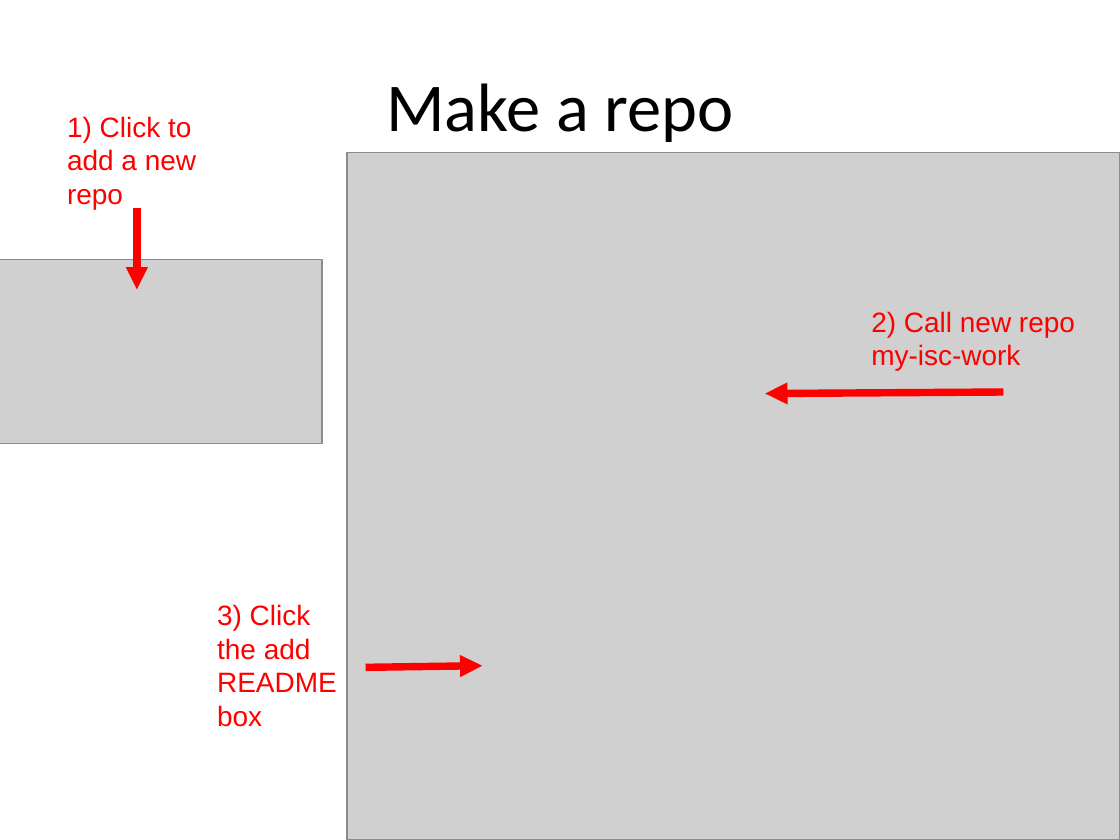
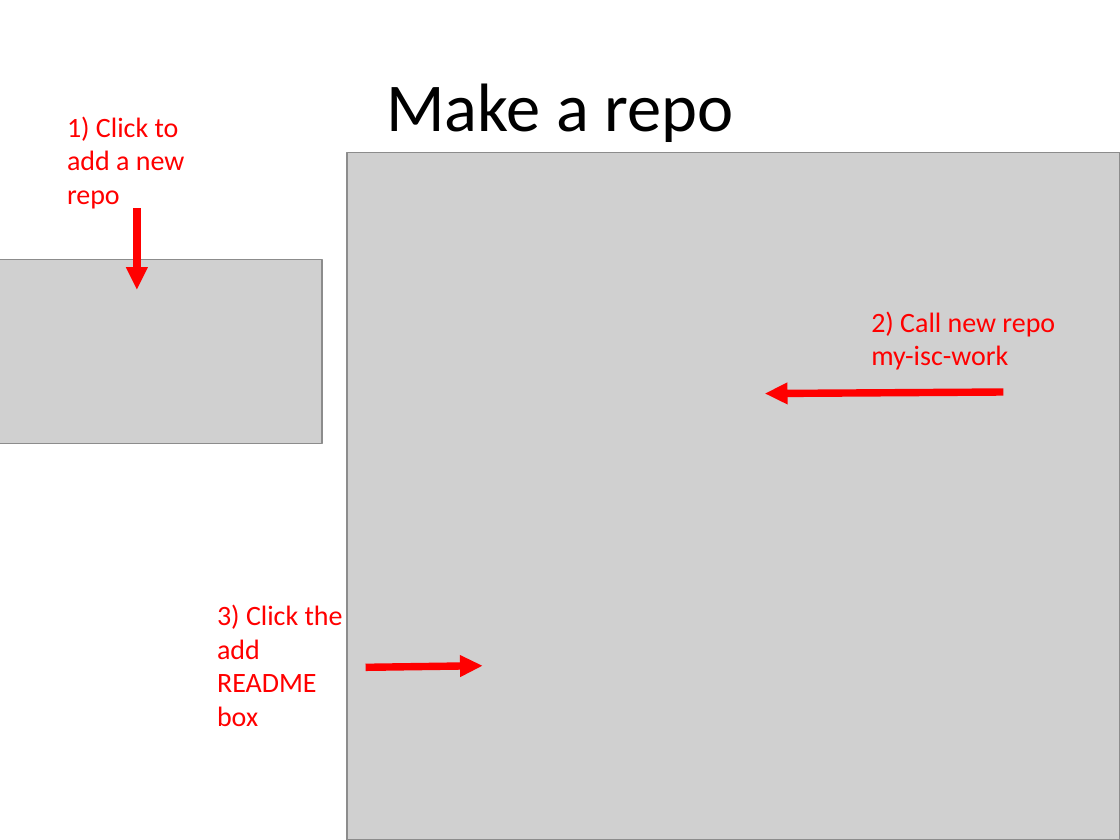
Before and after one commit to ncasuk/ncas-isc, a slide deck: slide 10 of shell/presentations/01_git1.pptx. Drawn at 1120x840 pixels with LibreOffice and Linux fonts; fonts in the diff are those of the drawing; grey boxes stand for pictures; background and template pictures are left out. Boxes give left, top, right and bottom in pixels: in the first picture for what was removed or moved away, otherwise in the second. Text is boxed around its words. In the diff, an @@ line names an element or a change of style, - is before the commit and + after.

Commit message:
Finished updating learning_python5 and changed shell presentations so that font matches python presentations

```diff
--- a/shell/presentations/01_git1.pptx
+++ b/shell/presentations/01_git1.pptx
@@ font Arial to Calibri in 3 elements at (67,116,184,209), (217,604,343,726), (871,312,1055,370) @@
```
Also in this commit, not shown: 4 other slides changed, 2 other files.
